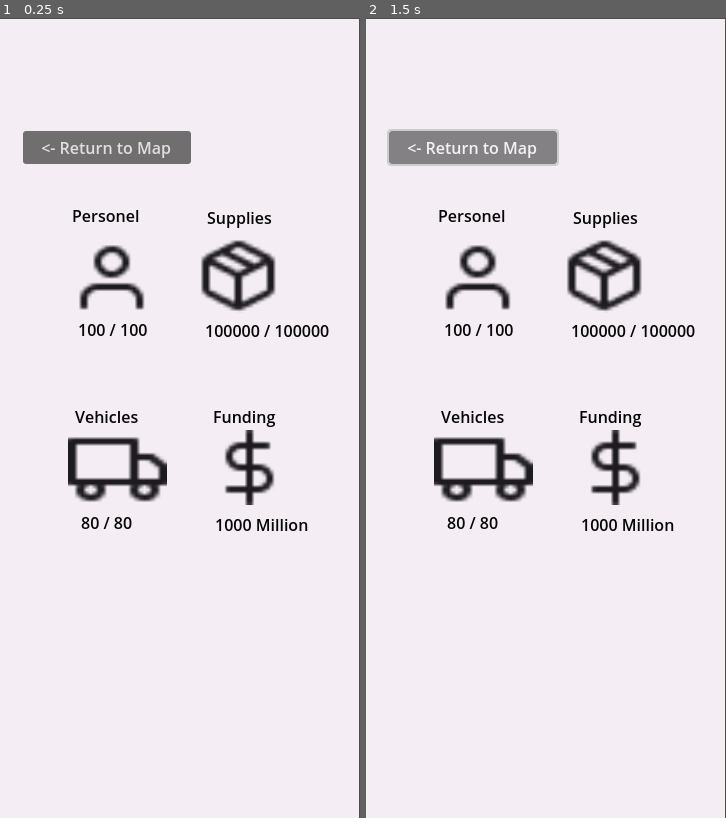
Above: before the commit, frames 1-2 (left to right).
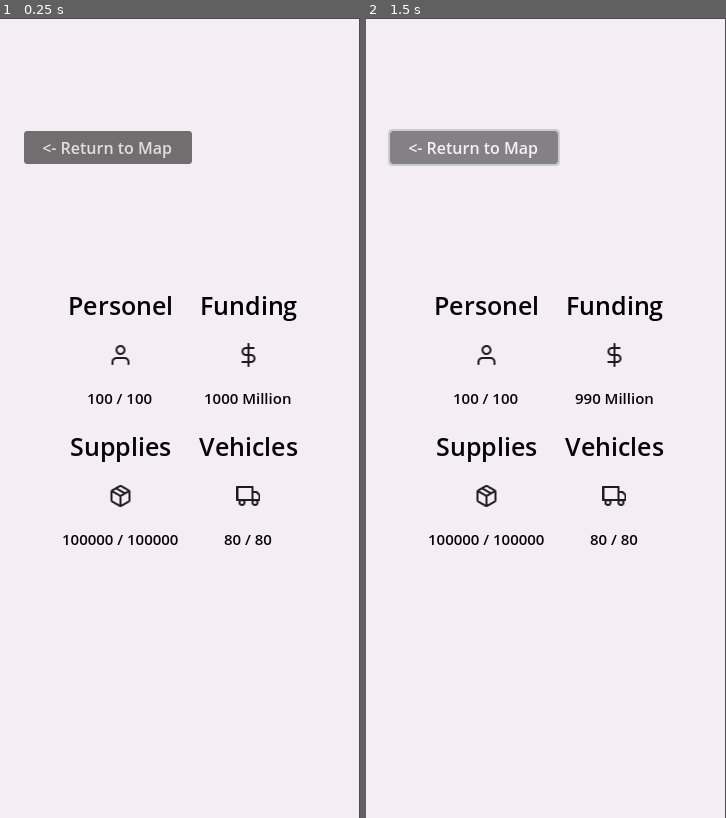
Above: after the commit, the same moments.

Repository: carabowes/Luscinia
Game: Godot game, scene res://Scenes/resource_page.tscn
The game is run twice, just before and just after one commit, with the same random seed, the same clock (stepped at 60 frames per second) and the same inputs.
Inputs:
- Up to frame 1 (0.25 s): no input
- Up to frame 2 (1.5 s): click "<- Return to Map" at 0.5 s

The runs differ from the first frame. In frame 1, 6.6% of the frame differs, in the area x 6-92%, y 14-66%; in frame 2, 6.6%, in the area x 5-92%, y 14-66%.

Commit message:
basic resources page

Diff:
--- a/luscinia/Scenes/resource_page.tscn
+++ b/luscinia/Scenes/resource_page.tscn
@@ -11,7 +11,7 @@
 
 [node name="resource-page" type="Control"]
 layout_mode = 3
-anchor_left = -0.003
+anchors_preset = 15
 anchor_right = 1.0
 anchor_bottom = 1.0
 offset_left = 0.08
@@ -22,131 +22,122 @@
 
 [node name="Background" type="Panel" parent="."]
 layout_mode = 1
+offset_right = 359.0
+offset_bottom = 799.0
+theme_override_styles/panel = SubResource("StyleBoxFlat_tws4w")
+
+[node name="GridContainer" type="GridContainer" parent="Background"]
+layout_mode = 1
 anchors_preset = 8
 anchor_left = 0.5
 anchor_top = 0.5
 anchor_right = 0.5
 anchor_bottom = 0.5
-offset_left = 1.0
-offset_right = 360.0
-offset_bottom = 799.0
+offset_left = -68.5
+offset_top = -80.0
+offset_right = 68.5
+offset_bottom = 80.0
 grow_horizontal = 2
 grow_vertical = 2
-theme_override_styles/panel = SubResource("StyleBoxFlat_tws4w")
+theme_override_constants/h_separation = 20
+theme_override_constants/v_separation = 20
+columns = 2
 
-[node name="Return Button" type="Button" parent="."]
+[node name="People Text" type="Label" parent="Background/GridContainer"]
+layout_mode = 2
+theme_override_colors/font_color = Color(0.0235294, 0.0235294, 0.0235294, 1)
+theme_override_font_sizes/font_size = 25
+text = "Personel"
+horizontal_alignment = 1
+vertical_alignment = 1
+
+[node name="Funding Text" type="Label" parent="Background/GridContainer"]
+layout_mode = 2
+theme_override_colors/font_color = Color(0, 0, 0, 1)
+theme_override_font_sizes/font_size = 25
+text = "Funding"
+horizontal_alignment = 1
+vertical_alignment = 1
+
+[node name="Personel" type="TextureRect" parent="Background/GridContainer"]
+layout_mode = 2
+texture = ExtResource("5_idmol")
+stretch_mode = 3
+
+[node name="Funding" type="TextureRect" parent="Background/GridContainer"]
+layout_mode = 2
+texture = ExtResource("2_dleto")
+stretch_mode = 3
+
+[node name="Personel Output" type="Label" parent="Background/GridContainer"]
+layout_mode = 2
+theme_override_colors/font_color = Color(0.0235294, 0.0235294, 0.0235294, 1)
+theme_override_font_sizes/font_size = 15
+text = "ouput"
+horizontal_alignment = 1
+vertical_alignment = 1
+
+[node name="Funding Output" type="Label" parent="Background/GridContainer"]
+layout_mode = 2
+theme_override_colors/font_color = Color(0.0235294, 0.0235294, 0.0235294, 1)
+theme_override_font_sizes/font_size = 15
+text = "output
+"
+horizontal_alignment = 1
+vertical_alignment = 1
+
+[node name="Supplies Text" type="Label" parent="Background/GridContainer"]
+layout_mode = 2
+theme_override_colors/font_color = Color(0.0235294, 0.0235294, 0.0235294, 1)
+theme_override_font_sizes/font_size = 25
+text = "Supplies
+"
+horizontal_alignment = 1
+vertical_alignment = 1
+
+[node name="Vehicles Text" type="Label" parent="Background/GridContainer"]
+layout_mode = 2
+theme_override_colors/font_color = Color(0.0235294, 0.0235294, 0.0235294, 1)
+theme_override_font_sizes/font_size = 25
+text = "Vehicles
+"
+horizontal_alignment = 1
+vertical_alignment = 1
+
+[node name="Supplies" type="TextureRect" parent="Background/GridContainer"]
+layout_mode = 2
+texture = ExtResource("3_rp6st")
+stretch_mode = 3
+
+[node name="Vehicles" type="TextureRect" parent="Background/GridContainer"]
+layout_mode = 2
+texture = ExtResource("4_a5ikk")
+stretch_mode = 5
+
+[node name="Supplies Output" type="Label" parent="Background/GridContainer"]
+layout_mode = 2
+theme_override_colors/font_color = Color(0.0235294, 0.0235294, 0.0235294, 1)
+theme_override_font_sizes/font_size = 15
+text = "output
+"
+horizontal_alignment = 1
+vertical_alignment = 1
+
+[node name="Vehicles Output" type="Label" parent="Background/GridContainer"]
+layout_mode = 2
+theme_override_colors/font_color = Color(0.0235294, 0.0235294, 0.0235294, 1)
+theme_override_font_sizes/font_size = 15
+text = "output
+"
+horizontal_alignment = 1
+vertical_alignment = 1
+
+[node name="Return Button" type="Button" parent="Background"]
+layout_mode = 0
 offset_left = 24.0
 offset_top = 112.0
 offset_right = 192.0
 offset_bottom = 145.0
 text = " <- Return to Map "
 
-[node name="Funding" type="TextureRect" parent="."]
-layout_mode = 0
-offset_left = 210.0
-offset_top = 411.0
-offset_right = 260.0
-offset_bottom = 461.0
-scale = Vector2(1.621, 1.5)
-texture = ExtResource("2_dleto")
-
-[node name="Supplies" type="TextureRect" parent="."]
-layout_mode = 0
-offset_left = 196.0
-offset_top = 219.0
-offset_right = 246.0
-offset_bottom = 269.0
-scale = Vector2(1.731, 1.5)
-texture = ExtResource("3_rp6st")
-
-[node name="Vehicles" type="TextureRect" parent="."]
-layout_mode = 0
-offset_left = 69.0
-offset_top = 413.0
-offset_right = 119.0
-offset_bottom = 463.0
-scale = Vector2(1.986, 1.5)
-texture = ExtResource("4_a5ikk")
-
-[node name="Personel" type="TextureRect" parent="."]
-layout_mode = 0
-offset_left = 71.0
-offset_top = 221.0
-offset_right = 121.0
-offset_bottom = 271.0
-scale = Vector2(1.672, 1.5)
-texture = ExtResource("5_idmol")
-
-[node name="People Text" type="Label" parent="."]
-layout_mode = 0
-offset_left = 73.0
-offset_top = 185.0
-offset_right = 141.0
-offset_bottom = 208.0
-theme_override_colors/font_color = Color(0.0235294, 0.0235294, 0.0235294, 1)
-text = "Personel"
-
-[node name="Supplies Text" type="Label" parent="."]
-offset_left = 208.0
-offset_top = 187.0
-offset_right = 276.0
-offset_bottom = 210.0
-theme_override_colors/font_color = Color(0.0235294, 0.0235294, 0.0235294, 1)
-text = "Supplies
-"
-
-[node name="Vehicles Text" type="Label" parent="."]
-offset_left = 76.0
-offset_top = 386.0
-offset_right = 144.0
-offset_bottom = 409.0
-theme_override_colors/font_color = Color(0.0235294, 0.0235294, 0.0235294, 1)
-text = "Vehicles
-"
-
-[node name="Funding Text" type="Label" parent="."]
-layout_mode = 0
-offset_left = 214.0
-offset_top = 386.0
-offset_right = 277.0
-offset_bottom = 409.0
-theme_override_colors/font_color = Color(0, 0, 0, 1)
-text = "Funding"
-
-[node name="Funding Output" type="Label" parent="."]
-offset_left = 216.0
-offset_top = 494.0
-offset_right = 284.0
-offset_bottom = 517.0
-theme_override_colors/font_color = Color(0.0235294, 0.0235294, 0.0235294, 1)
-text = "Supplies
-"
-
-[node name="Vehicles Output" type="Label" parent="."]
-offset_left = 82.0
-offset_top = 492.0
-offset_right = 150.0
-offset_bottom = 515.0
-theme_override_colors/font_color = Color(0.0235294, 0.0235294, 0.0235294, 1)
-text = "Supplies
-"
-
-[node name="Supplies Output" type="Label" parent="."]
-offset_left = 206.0
-offset_top = 300.0
-offset_right = 274.0
-offset_bottom = 323.0
-theme_override_colors/font_color = Color(0.0235294, 0.0235294, 0.0235294, 1)
-text = "Supplies
-"
-
-[node name="Personel Output" type="Label" parent="."]
-offset_left = 79.0
-offset_top = 299.0
-offset_right = 147.0
-offset_bottom = 322.0
-theme_override_colors/font_color = Color(0.0235294, 0.0235294, 0.0235294, 1)
-text = "Supplies
-"
-
-[connection signal="pressed" from="Return Button" to="." method="_on_return_button_pressed"]
+[connection signal="pressed" from="Background/Return Button" to="." method="_on_return_button_pressed"]
--- a/luscinia/Scripts/resource_manager.gd
+++ b/luscinia/Scripts/resource_manager.gd
@@ -18,3 +18,15 @@
 			resources[resource_name] = 0
 	else:
 		print("Resource not found:", resource_name)
+
+func add_available_resources(resource_name: String, amount: int):
+	if resource_name in resources:
+		available_resources[resource_name] += amount
+	else:
+		print("Resource not found:", resource_name)
+
+func remove_available_resources(resource_name: String, amount: int):
+	if resource_name in resources:
+		available_resources[resource_name] -= amount
+	else:
+		print("Resource not found:", resource_name)
--- a/luscinia/Scripts/resource_page.gd
+++ b/luscinia/Scripts/resource_page.gd
@@ -8,10 +8,15 @@
 	available_resources = ResourceManager.available_resources
 	update_all_labels()
 
+func _process(delta: float) -> void:
+	update_all_labels()
+
+
 
 
 
 func _on_return_button_pressed() -> void:
+	ResourceManager.remove_resources("funds", 10)
 	print(ResourceManager.resources["funds"])
 
 func update_label(label_name: String, resource_name: String):
@@ -26,7 +31,7 @@
 
 
 func update_all_labels() -> void:
-	update_label("Personel Output", "people")
-	update_label("Funding Output", "funds")
-	update_label("Vehicles Output", "vehicles")
-	update_label("Supplies Output", "supplies")
+	update_label("Background/GridContainer/Personel Output", "people")
+	update_label("Background/GridContainer/Funding Output", "funds")
+	update_label("Background/GridContainer/Vehicles Output", "vehicles")
+	update_label("Background/GridContainer/Supplies Output", "supplies")
